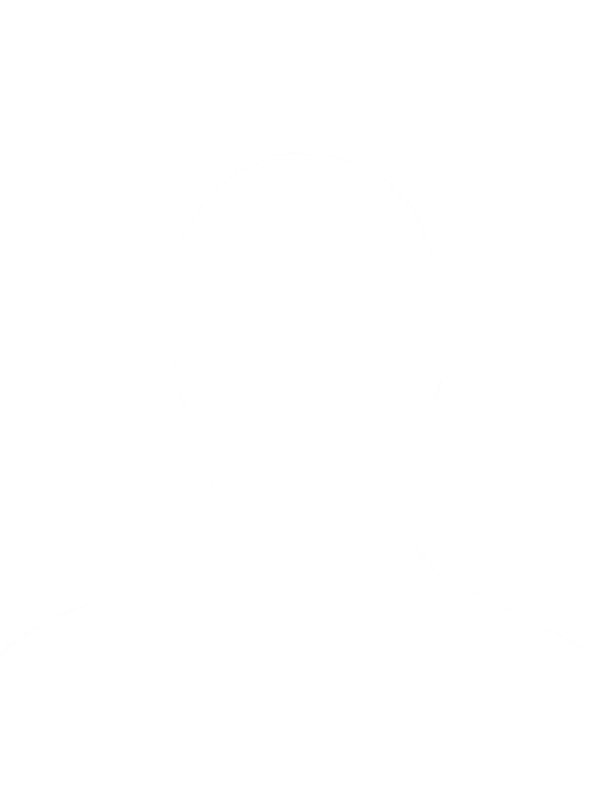
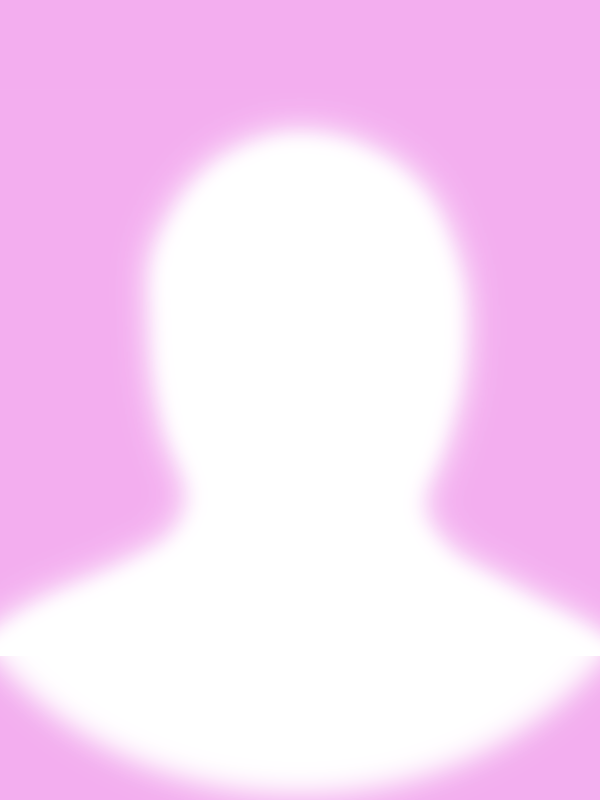
Layer changes from the first 600×800 image to the second:
painted on "Layer 2" over <box>0,0,600,800</box>